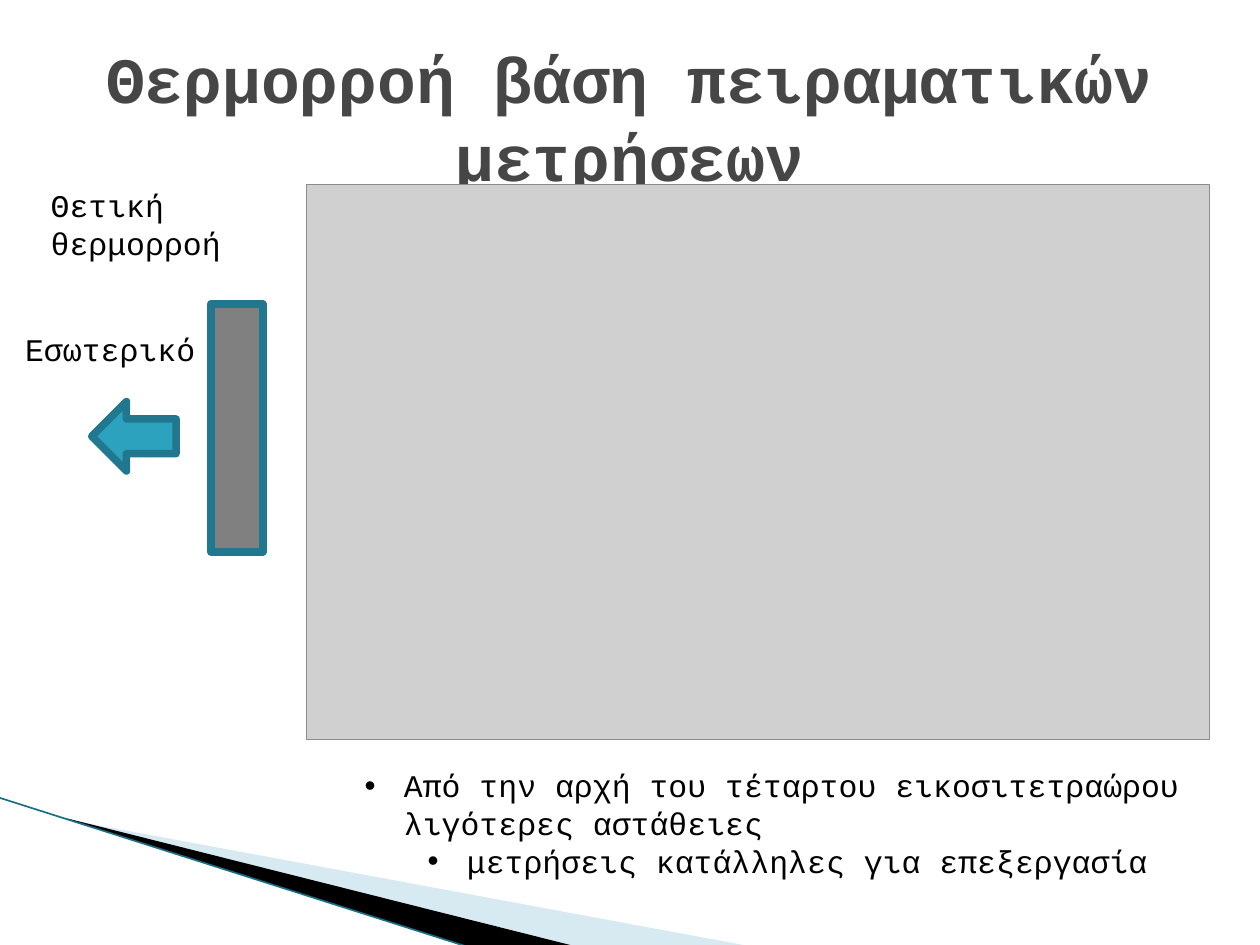
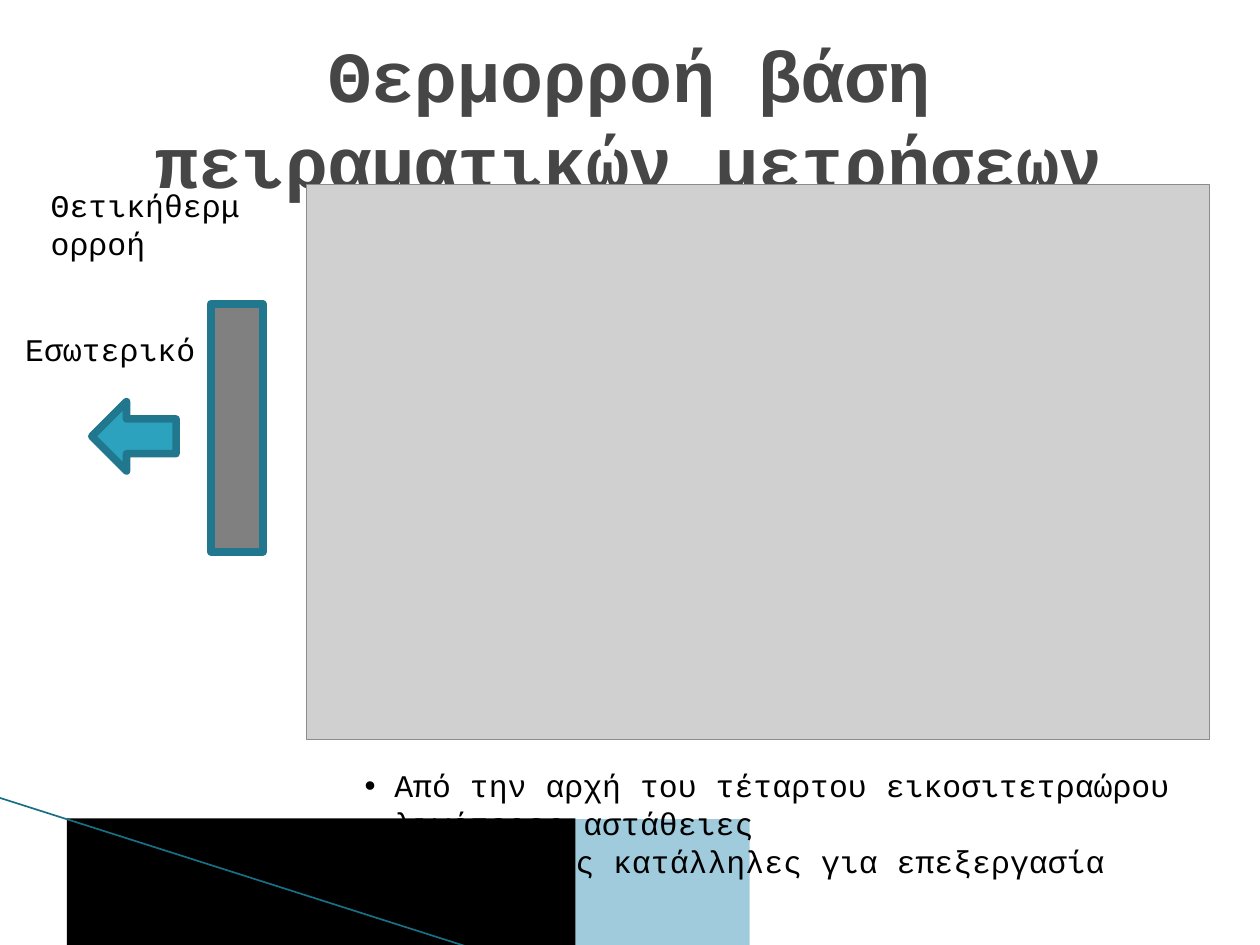
Before and after one commit to DeathNex/bark_GUI, a slide deck: slide 13 of Thesis Documents/Info on bark (chapter 2)/(2) Παρουσίαση πτυχιακής.pptx. Drawn at 1260x945 pixels with LibreOffice and Linux fonts; fonts in the diff are those of the drawing; grey boxes stand for pictures; background and template pictures are left out. Boxes give left, top, right and bottom in pixels: in the first picture for what was removed or moved away, otherwise in the second. Text is boxed around its words. In the diff, an @@ line names an element or a change of style, - is before the commit and + after.

```diff
--- a/Thesis Documents/Info on bark (chapter 2)/(2) Παρουσίαση πτυχιακής.pptx
+++ b/Thesis Documents/Info on bark (chapter 2)/(2) Παρουσίαση πτυχιακής.pptx
@@ text "Θερμορροή βάση πειραματικών μετρήσεων" at [156,51,1102,208]: size 36.9 to 41 pt @@
@@ text added at [38,180,256,231], 18 pt, text #000000 @@
+Θετικήθερμορροή
@@ text removed at [51,194,221,262] @@
-Θετική θερμορροή
@@ text "Από την αρχή του τέταρτου ..." at [394,775,1170,882]: indent changed @@
@@ line (0, 798) - (467, 945): stroke #97C5D8 0.95 pt to #196F85 0.96 pt @@
@@ freeform shape removed at [67,818,576,945] @@
@@ rectangle added at [67,818,576,945], fill #000000 @@
@@ freeform shape removed at [69,819,750,945] @@
@@ rectangle added at [69,819,750,945], fill #9FCBDC @@
```
Also in this commit, not shown: 33 other slides changed, 53 other files.
